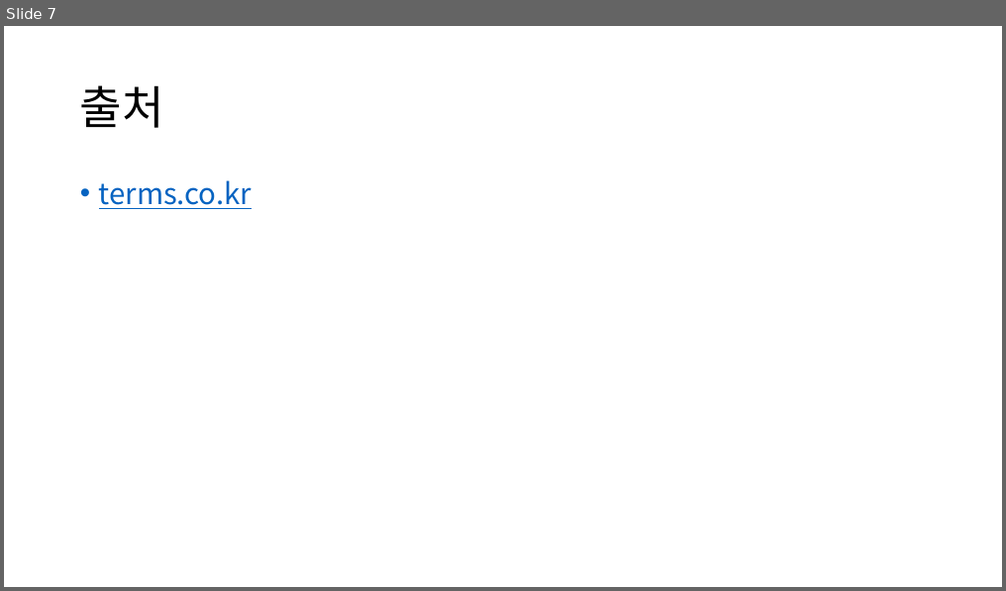
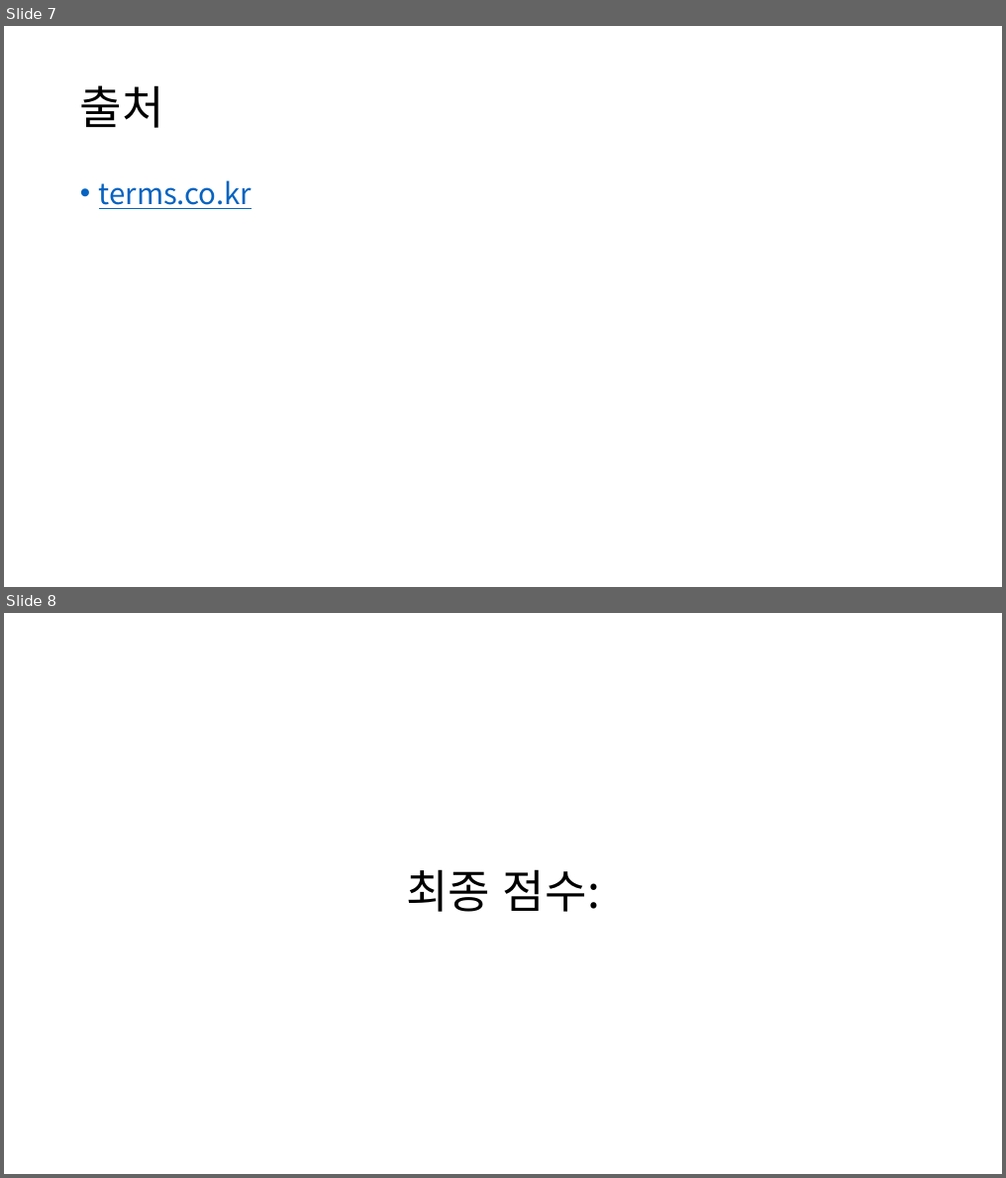
Before and after one commit to Mr-Forger/GP, a slide deck: 231011/11_4_1 리뷰 및 개선 2.pptx. Shown one above the other, each under a label of ours: slide 7 before the commit, slides 7 and 8 after it. The pictures are 1006x591 and 1006x1178 pixels, drawn with LibreOffice and Linux fonts; fonts in the diff are those of the drawing. Boxes give left, top, right and bottom in pixels: in the first picture for what was removed or moved away, otherwise in the second. Text is boxed around its words. In the diff, an @@ line names an element or a change of style, - is before the commit and + after.

```diff
--- a/231011/11_4_1 리뷰 및 개선 2.pptx
+++ b/231011/11_4_1 리뷰 및 개선 2.pptx
@@ slide 8 added at (4, 613, 1002, 1174), background #FFFFFF @@
@@ title added at (406, 869, 600, 912), 44 pt, text #000000 @@
+최종 점수:
```
Also in this commit, not shown: 2 slides changed, 1 other file.
